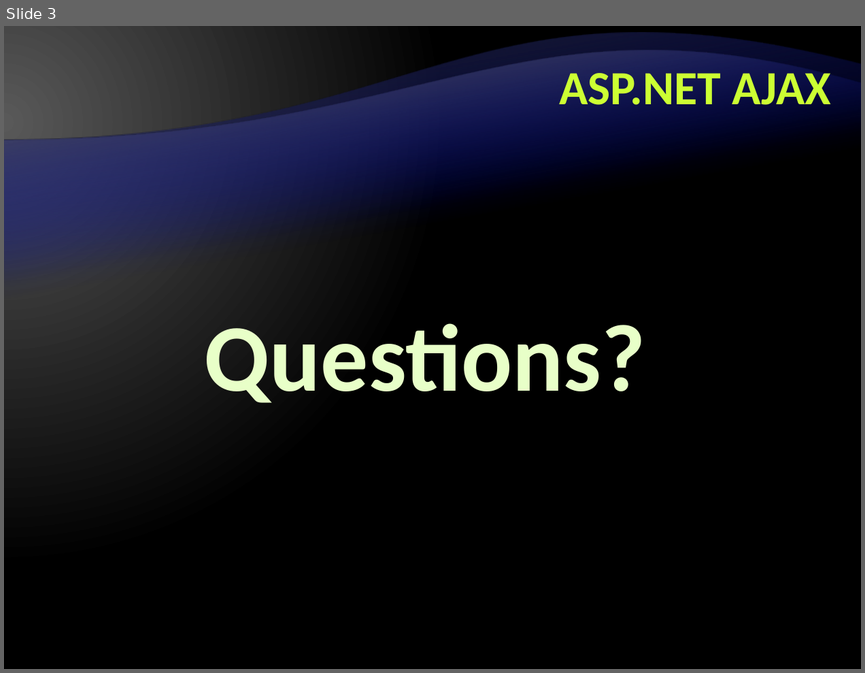
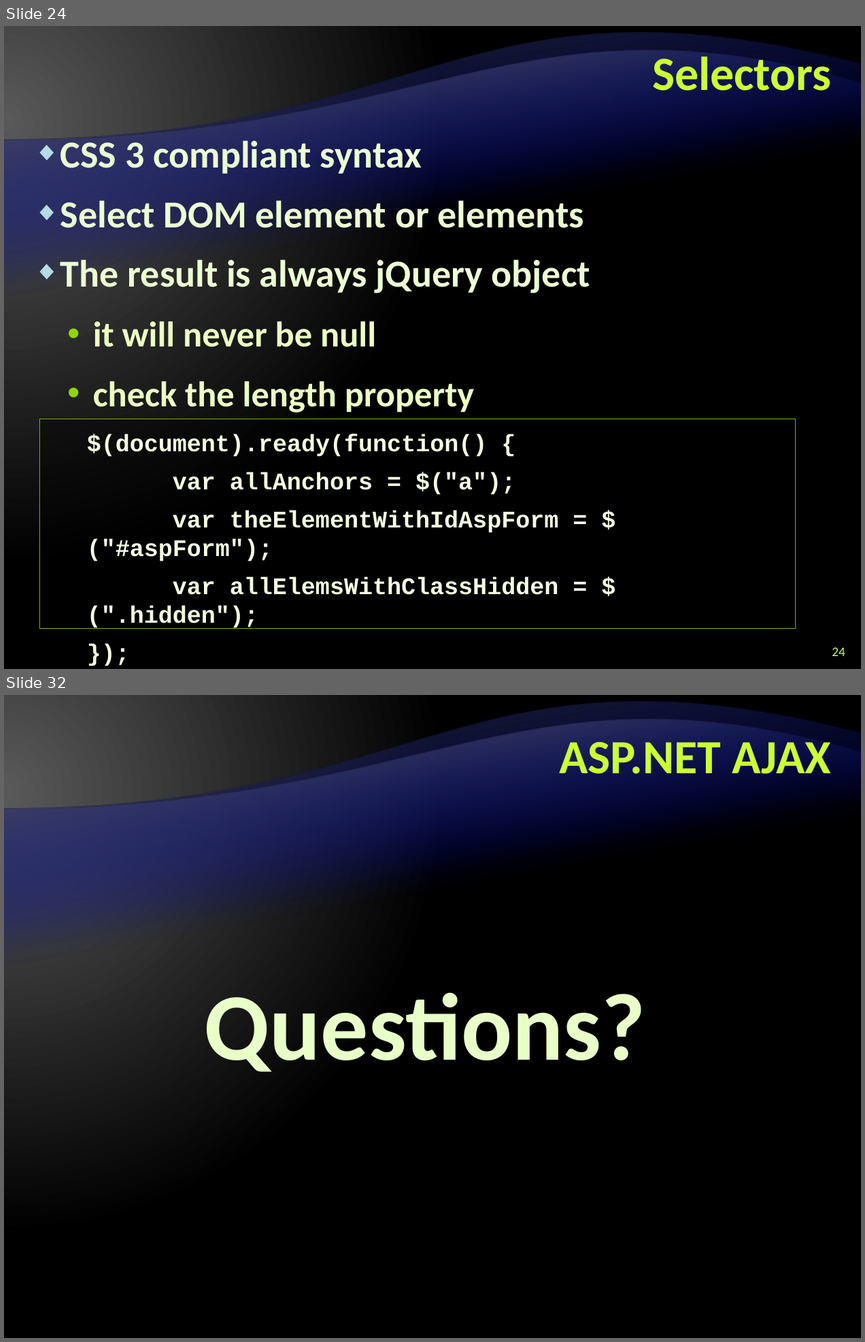
Before and after one commit to Graveheart/aspnetcourse, a slide deck: lectures/11. ASP.NET AJAX.pptx. Shown one above the other, each under a label of ours: slide 3 before the commit, slides 24 and 32 after it; the slides between them are not shown. The pictures are 865x673 and 865x1342 pixels, drawn with LibreOffice and Linux fonts; fonts in the diff are those of the drawing; background and template pictures are left out. Boxes give left, top, right and bottom in pixels: in the first picture for what was removed or moved away, otherwise in the second. Text is boxed around its words. In the diff, an @@ line names an element or a change of style, - is before the commit and + after.

```diff
--- a/lectures/11. ASP.NET AJAX.pptx
+++ b/lectures/11. ASP.NET AJAX.pptx
@@ slide 24 added at box(4, 26, 861, 669), background gradient #595959 to #000000; not listed: 2 template elements that a slide beside it also shows @@
@@ title added at box(652, 50, 831, 91), 40 pt, text #CCFF33, bold @@
+Selectors
@@ text added at box(60, 140, 590, 412), 32 pt, text #EBFFD2, bold @@
+◆ CSS 3 compliant syntax
+◆ Select DOM element or elements
+◆ The result is always jQuery object
+  • it will never be null
+  • check the length property
@@ rectangle added at box(40, 418, 796, 628), fill #000000 at 40% opacity, outline #76B200 0.25 pt, 20 pt, text #F5FFE0, bold @@
+    $(document).ready(function() {
+    var allAnchors = $("a");
+    var theElementWithIdAspForm = $("#aspForm");
+    var allElemsWithClassHidden = $(".hidden");
+    });
@@ page number added at box(832, 647, 844, 656), 11 pt, text #CCFF66 @@
+24
@@ what was slide 3 is now slide 32 @@
```
Also in this commit, not shown: 2 slides changed, 30 other slides added, 1 other file.
